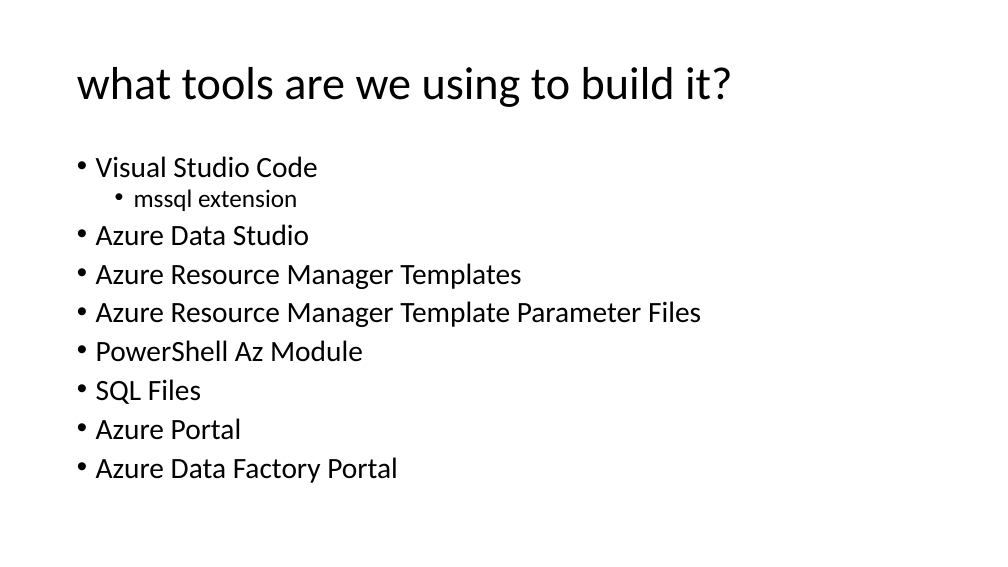
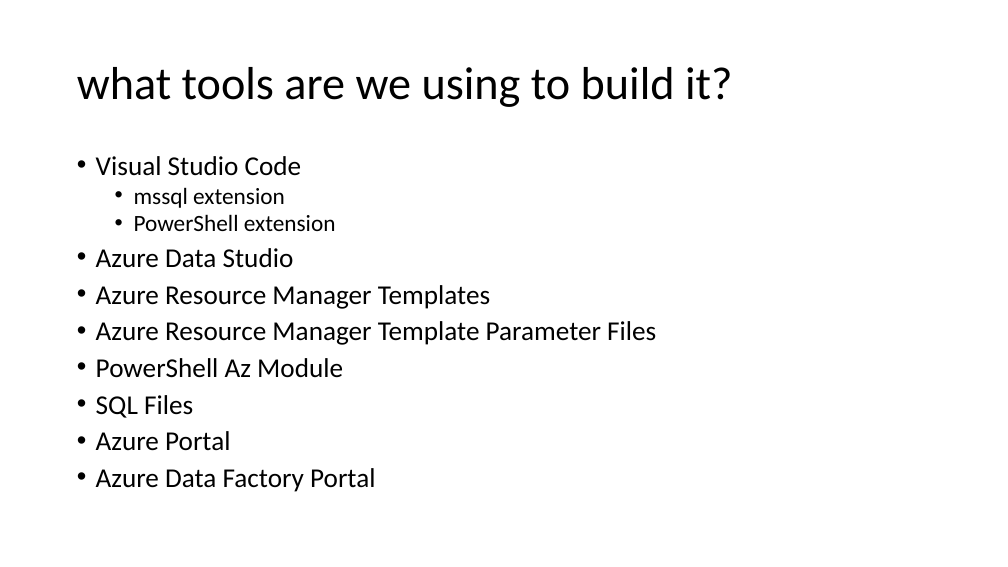
Before and after one commit to marc-jellinek/AzureDataFactoryDemo_SqlSpSink, a slide deck: slide 3 of AzDataFactoryDemo_SqlSpSink.pptx. Drawn at 1008x567 pixels with LibreOffice and Linux fonts; fonts in the diff are those of the drawing. Boxes give left, top, right and bottom in pixels: in the first picture for what was removed or moved away, otherwise in the second. Text is boxed around its words. In the diff, an @@ line names an element or a change of style, - is before the commit and + after.

```diff
--- a/AzDataFactoryDemo_SqlSpSink.pptx
+++ b/AzDataFactoryDemo_SqlSpSink.pptx
@@ text at box(96, 156, 656, 492): size 28 to 25.9 pt in "Visual Studio Code", "Azure Data Studio", "Azure Resource Manager Templates", "Azure Resource Manager Template Parameter Files" and 4 more places; size 24 to 22.2 pt in "mssql extension" @@
@@ text at box(134, 214, 336, 231): paragraph added @@
+  • PowerShell extension
```
Also in this commit, not shown: 2 other slides changed.
